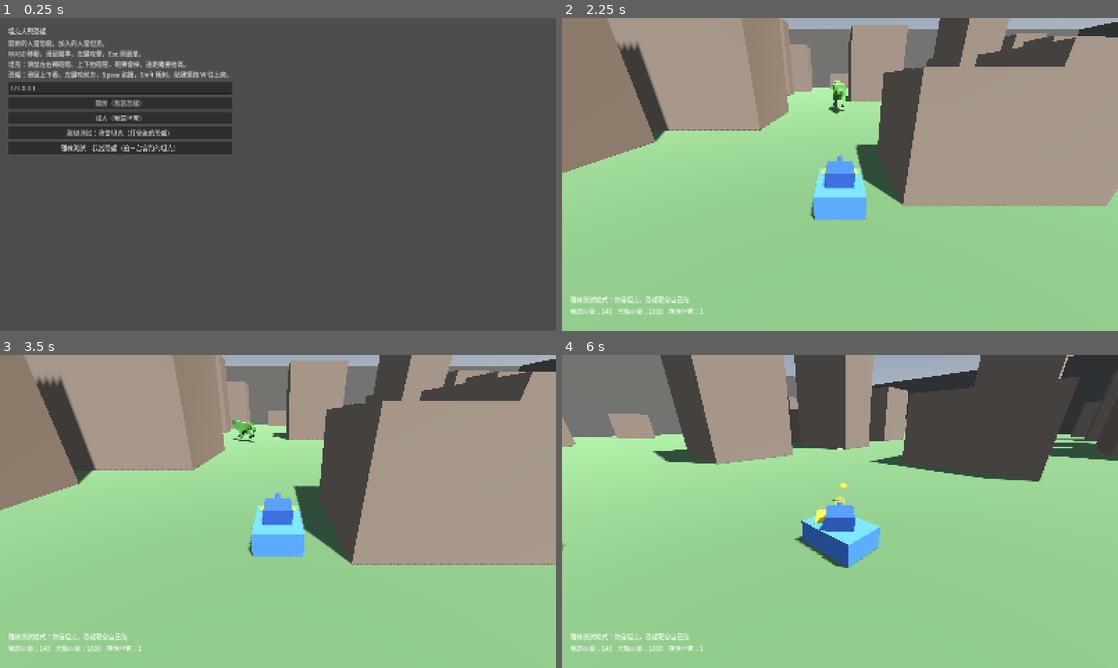
Above: before the commit, frames 1-4 (two rows, left to right).
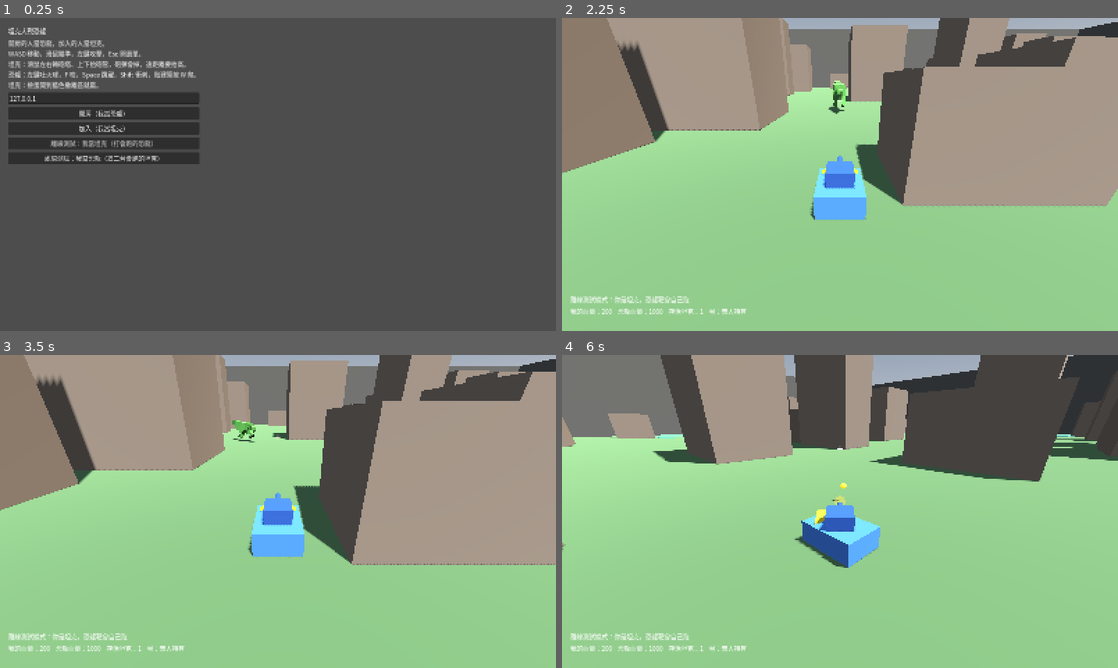
Above: after the commit, the same moments.

Repository: billxu0521/tank_war
Game: Godot game, scene res://main.tscn
Same seed, same stepped clock (60 frames per second), same inputs: the game is played once before the commit and once after it.
Inputs (mouse positions are in pixels of both pictures, inside the frame that each line leads up to):
- Up to frame 1 (0.25 s): no input
- Up to frame 2 (2.25 s): click "開房（我當恐龍）" at 0.5 s; click "加入（我當坦克）" at 1.25 s; click "離線測試：我當坦克（打會跑的恐龍）" at 2 s
- Up to frame 3 (3.5 s): tap Enter at 2.75 s; move the mouse to (305, 511) at 2.77 s; hold W from 2.78 s (still down); hold F from 2.78 s (still down); click (305, 511) at 2.92 s; tap Space at 3.02 s
- Up to frame 4 (6 s): keep holding W; move the mouse to (812, 511) at 3.52 s; release F at 3.53 s; tap F at 3.6, 4.55, 5.1 s; click (812, 511) at 3.67 s; tap Space at 3.77, 5.27 s; move the mouse to (851, 505) at 4.27 s; hold Shift 4.28-5.03 s; click (851, 505) at 4.42 s; move the mouse to (834, 517) at 5.02 s; click (834, 517) at 5.17 s; move the mouse to (878, 514) at 5.77 s; hold F from 5.78 s (still down); click (878, 514) at 5.92 s

The runs differ from the first frame. In frame 1, 6.4% of the frame differs, in the area x 1-42%, y 16-47%; in frame 2, less than 0.1%; in frame 3, less than 0.1%; in frame 4, 0.2%.

Commit message:
加蛋與撤離勝利、坦克加血加傷、恐龍加火球
1. 蛋
- 場上一顆蛋，坦克靠近 6 公尺自動撿起掛在車上
- 帶進撤離區就贏；持有者陣亡蛋掉在原地不回出生點
- 撤離區做四個（場地四邊各一）。只做一個出口的話恐龍蹲在那裡就好，
  等於把「守著不動」的問題從蛋搬到出口
- 蛋開局放在場中央附近，不會一開始就在出口旁邊
- 位置和持有者由主機決定再同步，客戶端只負責畫

2. 平衡
- 坦克 140 -> 200 血，砲彈 40 -> 60 傷
- 恐龍要咬六口才殺得掉一台坦克（原本四口）
- 全隊 17 發打死恐龍（原本 25 發）
- 意圖也一起改了：坦克需要的是「活得夠久把蛋搬走」，不是「追得到恐龍」

3. 恐龍火球
- 左鍵吐火球，F 改成咬。火球 45 傷、45 m/s、吃 25 體力、1.5 秒冷卻
- 飛得比砲彈慢一半、弧度大，是逼位用的不是主力輸出

順手補一個沒有就玩不了的東西：恐龍的準心。
恐龍嘴巴離地 6.5 公尺、坦克才 0.6 公尺高，平射一定從頭上飛過
（實測 35 公尺會掉 3.6 公尺）。沒有準心玩家根本瞄不到。
_update_crosshair 本來就是看 has_method("aim_point")，恐龍補上就通了。

過程中抓到一個誤差：準心從頭部算、火球實際從嘴巴前方 5 公尺射出，
少算了那段的下墜，35 公尺差 0.93 公尺。改成兩邊共用 _spit_muzzle()
之後降到 0.09 公尺，而且以後不可能再飄。

測試加了蛋（撿起、跟隨、掉落、撤離獲勝）和火球兩個案例，
兩條平衡斷言也更新成新目標。共 17 項。

Co-Authored-By: Claude Opus 5 (1M context) <noreply@anthropic.com>
Claude-Session: https://claude.ai/code/session_019SAVwhULYTqidBLb1Ej4sE

Diff:
--- a/dino.gd
+++ b/dino.gd
@@ -1,6 +1,7 @@
 extends "res://fighter.gd"
 ## 恐龍：跑很快、血很多，沒有遠程。
-## 左鍵咬前方，Space 跳躍，Shift 衝刺，貼著建築按 W 往上爬（場地圍牆不給爬）。
+## 左鍵吐火球（遠程、吃體力），F 咬前方，Space 跳躍，Shift 衝刺，
+## 貼著建築按 W 往上爬（場地圍牆不給爬）。
 ## 滑鼠左右轉身、上下看（頭會跟著抬，相機繞著身體轉）。
 ## 衝刺、跳躍、攀爬都吃體力；體力見底會力竭，要回到 EXHAUSTED_UNTIL 才能再出力。
 
@@ -17,12 +18,18 @@
 const CLIMB_SPEED := 6.0
 const MOUSE_SENS := 0.009  # 恐龍要靈活，轉頭比坦克快很多
 const BITE_REACH := 9.0   # 體型放大 1.5 倍，嘴巴搆得更遠
-const BITE_DAMAGE := 35   # 剛好四口咬死一台 140 血的坦克
+const BITE_DAMAGE := 35   # 六口才咬死一台 200 血的坦克
 const BITE_COOLDOWN := 1.1
 # 跳躍：拉開距離、跨過障礙、撲向坦克
 const JUMP_SPEED := 18.0  # 大約跳得起 6.5 公尺
 const JUMP_COST := 30.0
-const HEAD_HEIGHT := 2.4  # 視線從這個高度射出
+const HEAD_HEIGHT := 2.4  # 視線和火球都從這個高度射出
+# 火球：飛得慢、弧度大，逼坦克換位用的，不是主力輸出
+const FIRE_COOLDOWN := 1.5
+const FIRE_COST := 25.0
+const FIREBALL := preload("res://fireball.tscn")
+const AIM_RANGE := 35.0    # 準心以這個距離做彈道歸零
+const MUZZLE_FWD := 5.0    # 火球從嘴巴前方這麼遠生出來
 const CAM_BASE := -0.40   # 相機支點的基礎俯角
 const PITCH_MIN := -0.75  # 往下看到底（約 43 度）
 const PITCH_MAX := 0.45   # 往上看到底（約 26 度）
@@ -31,6 +38,7 @@
 var stamina := STAMINA_MAX
 var exhausted := false
 var _bite_cd := 0.0
+var _fire_cd := 0.0
 
 func _ready() -> void:
 	super()
@@ -62,10 +70,16 @@
 		Input.is_key_pressed(KEY_W), Input.is_key_pressed(KEY_SPACE))
 
 	_bite_cd -= delta
-	if Input.is_mouse_button_pressed(MOUSE_BUTTON_LEFT) and _bite_cd <= 0.0:
+	_fire_cd -= delta
+	if Input.is_key_pressed(KEY_F) and _bite_cd <= 0.0:
 		_bite_cd = BITE_COOLDOWN
 		_hit_nearby(BITE_REACH, BITE_DAMAGE, 0.3)  # 只咬前方
 		_play_fx.rpc(false)
+	if Input.is_mouse_button_pressed(MOUSE_BUTTON_LEFT) and _fire_cd <= 0.0 \
+			and stamina >= FIRE_COST and can_exert():
+		_fire_cd = FIRE_COOLDOWN
+		stamina -= FIRE_COST
+		_spit.rpc()
 
 ## 一幀的移動。輸入是傳進來的，鍵盤只在 _physics_process 讀一次，
 ## 這樣測試才驅動得了（Input 的按鍵狀態沒辦法從程式偽造）。
@@ -117,6 +131,33 @@
 		exhausted = true
 	elif stamina >= EXHAUSTED_UNTIL:
 		exhausted = false
+
+## 火球在 AIM_RANGE 距離會落在哪。恐龍嘴巴離地 6.5 公尺、坦克才 0.6 公尺高，
+## 平射一定從頭上飛過——沒有準心的話玩家根本瞄不到。
+func aim_point() -> Vector3:
+	var t := AIM_RANGE / Fireball.SPEED
+	return _spit_muzzle() + _spit_dir() * AIM_RANGE \
+		+ Vector3.DOWN * (0.5 * Fireball.GRAVITY * t * t)
+
+func _spit_dir() -> Vector3:
+	return (global_transform.basis * Vector3(0, sin(look_pitch), -cos(look_pitch))).normalized()
+
+## 準心和實際發射共用這個起點，不然兩邊會差一個 MUZZLE_FWD 的下墜量
+func _spit_muzzle() -> Vector3:
+	return global_position + Vector3.UP * HEAD_HEIGHT + _spit_dir() * MUZZLE_FWD
+
+## 吐火球。從嘴巴前方射出，方向跟著上下視角走。
+@rpc("any_peer", "call_local", "reliable")
+func _spit() -> void:
+	var dir := _spit_dir()
+	var muzzle := _spit_muzzle()
+	var f := FIREBALL.instantiate()
+	f.vel = dir * Fireball.SPEED
+	get_tree().get_first_node_in_group(&"arena").add_child(f)
+	f.global_position = muzzle
+	$Trex.bite()   # 順便張嘴
+	Fx.burst(get_tree().get_first_node_in_group(&"arena"), SphereMesh.new(),
+		Color(1, 0.55, 0.15, 0.9), muzzle, Vector3.ONE * 0.5, Vector3.ONE * 3.0, 0.18)
 
 ## 跳躍。踩在地上而且體力夠才跳得起來。
 func try_jump() -> bool:
--- /dev/null
+++ b/egg.gd
@@ -0,0 +1,6 @@
+class_name Egg
+extends Node3D
+## 蛋。位置和持有者都由主機決定再同步出去，客戶端只負責畫。
+
+## 0 = 沒人拿，其他 = 拿著它的坦克編號
+@export var carrier := 0
--- a/fighter.gd
+++ b/fighter.gd
@@ -2,8 +2,10 @@
 ## 坦克和恐龍共用的部分：血量、死亡、多人連線權限。
 ##
 ## 數值是照 3 台坦克抓的：
-##   恐龍咬死一台坦克 = 4 口 = 3.3 秒的貼身時間
-##   3 台坦克貼臉打死恐龍 = 1000 / (3 × 40/1.5) = 12.5 秒
+##   恐龍咬死一台坦克 = 6 口 = 5.5 秒的貼身時間
+##   3 台坦克貼臉打死恐龍 = 1000 / (3 × 60/1.5) = 8.3 秒
+## 坦克變硬變痛是為了配合搶蛋：坦克需要的是「活得夠久把蛋搬走」，
+## 不是「追得到恐龍」。
 ## 恐龍要在挨 12.5 秒的砲火內收掉 3 台，追人和換目標的時間就是勝負關鍵。
 ## 場上有建築擋視線，坦克可以繞柱子拉開距離，恐龍得選好進攻角度。
 ## ponytail: 數值寫死不隨人數變。2 人或 5 人會偏掉，真的要再說。
--- /dev/null
+++ b/fireball.gd
@@ -0,0 +1,31 @@
+class_name Fireball
+extends Node3D
+## 恐龍的火球。跟砲彈一樣用射線掃過每幀位移，但飛得慢、弧度大，
+## 打得到遠處但躲得掉——恐龍的定位是近戰，火球是逼位不是主力輸出。
+##
+## ponytail: 沒有跟 shell.gd 共用一份程式碼。坦克的準心歸零算式吃 Shell 的常數，
+## 抽成可設定的參數反而更繞。兩邊各二十幾行，之後手感真的分岔了也好改。
+
+const SPEED := 45.0
+const DAMAGE := 45
+const GRAVITY := 12.0
+
+var vel := Vector3.ZERO
+
+func _ready() -> void:
+	get_tree().create_timer(5.0).timeout.connect(queue_free)
+
+func _physics_process(delta: float) -> void:
+	vel.y -= GRAVITY * delta
+	var from := global_position
+	var to := from + vel * delta
+	var hit := get_world_3d().direct_space_state.intersect_ray(
+		PhysicsRayQueryParameters3D.create(from, to))
+	if hit.is_empty():
+		global_position = to
+		return
+	Fx.burst(get_tree().get_first_node_in_group(&"arena"), SphereMesh.new(),
+		Color(1, 0.45, 0.1, 0.9), hit.position, Vector3.ONE * 0.8, Vector3.ONE * 5.0, 0.3)
+	if multiplayer.is_server() and hit.collider.has_method("take_damage"):
+		hit.collider.take_damage(DAMAGE)
+	queue_free()
--- /dev/null
+++ b/fireball.tscn
@@ -0,0 +1,20 @@
+[gd_scene load_steps=4 format=3]
+
+[ext_resource type="Script" path="res://fireball.gd" id="1"]
+
+[sub_resource type="StandardMaterial3D" id="m1"]
+albedo_color = Color(1, 0.5, 0.12, 1)
+emission_enabled = true
+emission = Color(1, 0.35, 0.05, 1)
+emission_energy_multiplier = 3.0
+
+[sub_resource type="SphereMesh" id="sm1"]
+material = SubResource("m1")
+radius = 0.7
+height = 1.4
+
+[node name="Fireball" type="Node3D"]
+script = ExtResource("1")
+
+[node name="MeshInstance3D" type="MeshInstance3D" parent="."]
+mesh = SubResource("sm1")
--- a/main.gd
+++ b/main.gd
@@ -11,6 +11,9 @@
 # 「站上最高的屋頂再跳一下」。圍牆要比那個高，才翻不出去。
 const WALL_H := 40.0
 const WALL_T := 4.0
+const EXIT_RADIUS := 14.0     # 撤離區半徑
+const PICKUP_RANGE := 6.0     # 坦克靠這麼近就撿得到蛋
+const EGG_HOLD_HEIGHT := 2.2  # 蛋掛在坦克上方多高
 const TANK := preload("res://tank.tscn")
 const DINO := preload("res://dino.tscn")
 
@@ -22,14 +25,17 @@
 @onready var crosshair: Label = $UI/Root/Crosshair
 @onready var menu: Control = $UI/Root/Menu
 @onready var players: Node3D = $Players
+@onready var egg: Egg = $Egg
 
 var _blocked: Array[Rect2] = []  # 建築物在 XZ 平面佔的範圍
+var _exits: Array[Vector3] = []  # 四個撤離區的中心
 var _tanks := 0
 var _over := false
 
 func _ready() -> void:
 	_use_cjk_font()
 	_build_arena()
+	_build_exits()
 	multiplayer.peer_connected.connect(_spawn)
 	multiplayer.peer_disconnected.connect(_despawn)
 	multiplayer.connected_to_server.connect(func() -> void: status.text = "已連線，你是坦克。WASD 移動，滑鼠瞄準砲塔，左鍵開砲")
@@ -87,6 +93,7 @@
 		p.free()  # 用 free 不用 queue_free，不然馬上重開會撞到同名節點
 	_tanks = 0
 	_over = false
+	egg.carrier = 0
 	menu.hide()
 	crosshair.hide()
 	stamina_bar.hide()
@@ -134,6 +141,10 @@
 		t.global_position = _spawn_point()
 
 func _enter_game(msg: String) -> void:
+	if multiplayer.is_server():
+		egg.carrier = 0
+		egg.global_position = _spawn_point(ARENA * 0.22)  # 放中央附近，不要一開始就在出口旁邊
+		egg.global_position.y = 1.2
 	lobby.hide()
 	menu.hide()
 	status.text = msg
@@ -182,6 +193,33 @@
 	status.text = msg + "  （按 Esc 放開滑鼠）"
 	Input.mouse_mode = Input.MOUSE_MODE_VISIBLE
 
+func _physics_process(_delta: float) -> void:
+	if lobby.visible or _over or not multiplayer.is_server():
+		return
+	_egg_step()
+
+## 蛋的規則：坦克靠近就撿走，持有者死掉就留在原地，帶進撤離區就贏。
+func _egg_step() -> void:
+	if egg.carrier == 0:
+		for p in players.get_children():
+			if p.is_in_group(&"dino"):
+				continue
+			if egg.global_position.distance_to(p.global_position) < PICKUP_RANGE:
+				egg.carrier = p.name.to_int()
+				return
+		return
+
+	var holder := players.get_node_or_null(NodePath(str(egg.carrier)))
+	if holder == null:
+		egg.carrier = 0   # 持有者陣亡，蛋就掉在他最後的位置
+		return
+	egg.global_position = holder.global_position + Vector3.UP * EGG_HOLD_HEIGHT
+	for e: Vector3 in _exits:
+		if Vector2(egg.global_position.x - e.x, egg.global_position.z - e.z).length() < EXIT_RADIUS:
+			_over = true
+			_finish.rpc("坦克帶著蛋撤離，坦克獲勝！")
+			return
+
 func _process(_delta: float) -> void:
 	# 連線還沒建立好就問 id 會噴錯
 	if lobby.visible or multiplayer.multiplayer_peer == null \
@@ -194,10 +232,16 @@
 	if stamina_bar.visible:
 		stamina_bar.value = me.stamina
 		stamina_bar.modulate = Color(1, 0.35, 0.3) if me.exhausted else Color.WHITE
-	hud.text = "我的血量：%s    恐龍血量：%s    存活坦克：%d" % [
+	var egg_state := "無人持有"
+	if egg.carrier == multiplayer.get_unique_id():
+		egg_state = "在你身上！開去藍色撤離區"
+	elif egg.carrier != 0:
+		egg_state = "被坦克 %d 拿走了" % egg.carrier
+	hud.text = "我的血量：%s    恐龍血量：%s    存活坦克：%d    蛋：%s" % [
 		me.hp if me else "陣亡",
 		dino.hp if dino else 0,
-		players.get_child_count() - (1 if dino else 0)]
+		players.get_child_count() - (1 if dino else 0),
+		egg_state]
 
 ## 準心畫在「砲彈會落到哪」，不是螢幕正中央——抬砲時看得出彈道往上跑。
 ## 恐龍是近戰，沒有 aim_point，就不顯示。
@@ -244,11 +288,27 @@
 				pos.z - size.z * 0.5 - SPAWN_CLEARANCE,
 				size.x + SPAWN_CLEARANCE * 2, size.z + SPAWN_CLEARANCE * 2))
 
+## 四個撤離區，四邊各一個。只有一個出口的話恐龍蹲在那裡就好，
+## 等於把「守著不動」的問題從蛋搬到出口。
+func _build_exits() -> void:
+	var d := ARENA * 0.5 - 22.0
+	for c: Vector3 in [Vector3(0, 0, d), Vector3(0, 0, -d), Vector3(d, 0, 0), Vector3(-d, 0, 0)]:
+		_exits.append(c)
+		var mesh := BoxMesh.new()
+		mesh.size = Vector3(EXIT_RADIUS * 2.0, 0.3, EXIT_RADIUS * 2.0)
+		var mat := StandardMaterial3D.new()
+		mat.albedo_color = Color(0.25, 0.75, 0.95, 0.55)
+		mat.transparency = BaseMaterial3D.TRANSPARENCY_ALPHA
+		mesh.material = mat
+		var mi := MeshInstance3D.new()
+		mi.mesh = mesh
+		mi.position = c + Vector3(0, 0.15, 0)
+		$Arena.add_child(mi)
+
 ## 找一個不在建築物裡面的出生點
-func _spawn_point() -> Vector3:
+func _spawn_point(span := ARENA * 0.45) -> Vector3:
 	for i in 80:
-		var p := Vector2(randf_range(-ARENA * 0.45, ARENA * 0.45),
-			randf_range(-ARENA * 0.45, ARENA * 0.45))
+		var p := Vector2(randf_range(-span, span), randf_range(-span, span))
 		if _is_clear(p):
 			return Vector3(p.x, 5.0, p.y)
 	# 建築只蓋在中間，外圍一定是空的
--- a/main.tscn
+++ b/main.tscn
@@ -1,6 +1,7 @@
-[gd_scene load_steps=7 format=3]
+[gd_scene load_steps=11 format=3]
 
 [ext_resource type="Script" path="res://main.gd" id="1"]
+[ext_resource type="Script" path="res://egg.gd" id="2"]
 
 [sub_resource type="ProceduralSkyMaterial" id="sky_m"]
 
@@ -27,6 +28,24 @@
 corner_radius_bottom_right = 4
 corner_radius_bottom_left = 4
 
+[sub_resource type="StandardMaterial3D" id="egg_mat"]
+albedo_color = Color(0.97, 0.94, 0.84, 1)
+emission_enabled = true
+emission = Color(0.5, 0.45, 0.3, 1)
+
+[sub_resource type="SphereMesh" id="egg_mesh"]
+material = SubResource("egg_mat")
+radius = 1.1
+height = 2.2
+
+[sub_resource type="SceneReplicationConfig" id="egg_repl"]
+properties/0/path = NodePath(".:position")
+properties/0/spawn = true
+properties/0/replication_mode = 1
+properties/1/path = NodePath(".:carrier")
+properties/1/spawn = true
+properties/1/replication_mode = 1
+
 [node name="Main" type="Node3D"]
 script = ExtResource("1")
 
@@ -38,6 +57,16 @@
 [node name="Sun" type="DirectionalLight3D" parent="Arena"]
 transform = Transform3D(0.866, -0.433, 0.25, 0, 0.5, 0.866, -0.5, -0.75, 0.433, 0, 20, 0)
 shadow_enabled = true
+
+[node name="Egg" type="Node3D" parent="."]
+transform = Transform3D(1, 0, 0, 0, 1.35, 0, 0, 0, 1, 0, 3, 0)
+script = ExtResource("2")
+
+[node name="MeshInstance3D" type="MeshInstance3D" parent="Egg"]
+mesh = SubResource("egg_mesh")
+
+[node name="MultiplayerSynchronizer" type="MultiplayerSynchronizer" parent="Egg"]
+replication_config = SubResource("egg_repl")
 
 [node name="Players" type="Node3D" parent="."]
 
@@ -65,7 +94,7 @@
 
 [node name="Hint" type="Label" parent="UI/Root/Lobby"]
 text = "開房的人當恐龍，加入的人當坦克。
-WASD 移動，滑鼠瞄準，左鍵攻擊，Esc 開選單。\n坦克：滑鼠左右轉砲塔、上下抬砲管，砲彈會掉，遠距離要抬高。\n恐龍：滑鼠上下看，左鍵咬前方，Space 跳躍，Shift 衝刺，貼建築按 W 往上爬。"
+WASD 移動，滑鼠瞄準，左鍵攻擊，Esc 開選單。\n坦克：滑鼠左右轉砲塔、上下抬砲管，砲彈會掉，遠距離要抬高。\n恐龍：左鍵吐火球，F 咬，Space 跳躍，Shift 衝刺，貼建築按 W 爬。\n坦克：撿蛋開到藍色撤離區就贏。"
 
 [node name="IP" type="LineEdit" parent="UI/Root/Lobby"]
 text = "127.0.0.1"
--- a/shell.gd
+++ b/shell.gd
@@ -7,7 +7,7 @@
 ## 用區域偵測會直接穿過坦克。
 
 const SPEED := 100.0
-const DAMAGE := 40
+const DAMAGE := 60
 const GRAVITY := 9.8  # 有掉落，遠距離要抬砲口
 
 var vel := Vector3.ZERO
--- a/tank.tscn
+++ b/tank.tscn
@@ -48,7 +48,7 @@
 
 [node name="Tank" type="CharacterBody3D"]
 script = ExtResource("1")
-max_hp = 140
+max_hp = 200
 
 [node name="CollisionShape3D" type="CollisionShape3D" parent="."]
 shape = SubResource("s1")
--- a/test_battle.gd
+++ b/test_battle.gd
@@ -32,6 +32,8 @@
 		_case_cover()
 		_case_trex_rig()
 		_case_stamina()
+		_case_egg()
+		_case_fireball()
 		_case_arena_walls()
 		_start_shell_case()
 		return false
@@ -75,7 +77,7 @@
 		printerr("有 %d 項失敗" % _fails)
 		quit(1)
 	else:
-		print("OK：生怪、傷害、勝負、咬擊方向、離線兩種模式、砲管俯仰、油門手感、回大廳重開、建築擋視線、圍牆擋出界、暴龍骨架與尾巴慣性、砲彈命中、恐龍跳躍、移動靶、體力規則都正常")
+		print("OK：生怪、傷害、勝負、咬擊方向、離線兩種模式、砲管俯仰、油門手感、回大廳重開、建築擋視線、圍牆擋出界、暴龍骨架與尾巴慣性、砲彈命中、恐龍跳躍、移動靶、體力規則、蛋與撤離、火球都正常")
 	return true
 
 # --- 共用 ---
@@ -111,7 +113,7 @@
 	var d: Node = m.players.get_node(^"1")
 	var t2: Node = m.players.get_node(^"2")
 	var bites := ceili(float(t2.max_hp) / d.BITE_DAMAGE)
-	_ck(bites == 4, "平衡目標：咬四口才死一台坦克（現在是 %d 口）" % bites)
+	_ck(bites == 6, "平衡目標：咬六口才死一台坦克（現在是 %d 口）" % bites)
 
 	for i in bites - 1:
 		t2.take_damage(d.BITE_DAMAGE)
@@ -127,7 +129,7 @@
 	var m := _new_game()
 	var dino: Node = m.players.get_node(^"1")
 	var shells := ceili(float(dino.max_hp) / Shell.DAMAGE)
-	_ck(shells >= 20 and shells <= 30, "平衡目標：全隊打 20~30 發打死恐龍（現在 %d 發）" % shells)
+	_ck(shells >= 12 and shells <= 22, "平衡目標：全隊打 12~22 發打死恐龍（現在 %d 發）" % shells)
 
 	for i in shells - 1:
 		dino.take_damage(Shell.DAMAGE)
@@ -364,6 +366,58 @@
 		"站著回得該比走著快很多（站 %.1f vs 走 %.1f）" % [still_gain, moving_gain])
 	_end(m)
 
+## 蛋：坦克靠近撿走、跟著車跑、持有者死了掉在原地、帶進撤離區就贏
+func _case_egg() -> void:
+	var m := _new_game()
+	var t2: Node3D = m.players.get_node(^"2")
+	var t3: Node3D = m.players.get_node(^"3")
+	m.players.get_node(^"1").global_position = Vector3(0, 500, 0)  # 恐龍閃遠一點
+	t3.global_position = Vector3(0, 500, 40)
+
+	# 撿起來
+	t2.global_position = Vector3(0, 1, 0)
+	m.egg.global_position = Vector3(3, 1, 0)
+	m.egg.carrier = 0
+	m._egg_step()
+	_ck(m.egg.carrier == 2, "坦克靠近應該把蛋撿走（carrier=%d）" % m.egg.carrier)
+
+	# 跟著車跑
+	t2.global_position = Vector3(20, 1, 20)
+	m._egg_step()
+	_ck(m.egg.global_position.distance_to(t2.global_position) < 5.0, "蛋要跟著持有者移動")
+
+	# 持有者陣亡 -> 蛋掉在原地，不會跟著消失
+	var dropped: Vector3 = m.egg.global_position
+	t2.free()
+	m._egg_step()
+	_ck(m.egg.carrier == 0, "持有者陣亡後蛋要變成無人持有")
+	_ck(m.egg.global_position.is_equal_approx(dropped), "蛋要留在原地，不會回到出生點")
+
+	# 帶進撤離區 -> 坦克獲勝
+	_ck(m._exits.size() == 4, "應該有四個撤離區（現在 %d 個）" % m._exits.size())
+	t3.global_position = m._exits[0] + Vector3(0, 1, 0)
+	m.egg.global_position = t3.global_position
+	m.egg.carrier = 3
+	m._egg_step()
+	_ck(m._over and m.status.text.contains("撤離"), "帶著蛋進撤離區 -> 坦克獲勝")
+	_end(m)
+
+## 恐龍的火球：吃體力、有冷卻、真的會生出一顆
+func _case_fireball() -> void:
+	var m := _new_game()
+	var d: Node = m.players.get_node(^"1")
+	var before: float = d.stamina
+	d._spit()
+	var balls := 0
+	for c in m.get_node(^"Arena").get_children():
+		if c is Fireball:
+			balls += 1
+	_ck(balls == 1, "吐一次應該生出一顆火球（現在 %d 顆）" % balls)
+	_ck(Fireball.SPEED < Shell.SPEED, "火球要比砲彈慢，才躲得掉")
+	_ck(d.FIRE_COST > 0.0 and d.FIRE_COOLDOWN > 0.0, "火球要吃體力也要有冷卻，不然可以無限噴")
+	d.stamina = before
+	_end(m)
+
 ## 場地四周要有牆，而且要高過恐龍「跳 + 爬」能到的高度
 func _case_arena_walls() -> void:
 	var m := _new_game()
Not shown, added: _chk.gd.uid
Not shown, added: egg.gd.uid
Not shown, added: fireball.gd.uid
Not shown, changed: 說明.txt
Not shown, changed: README.md
